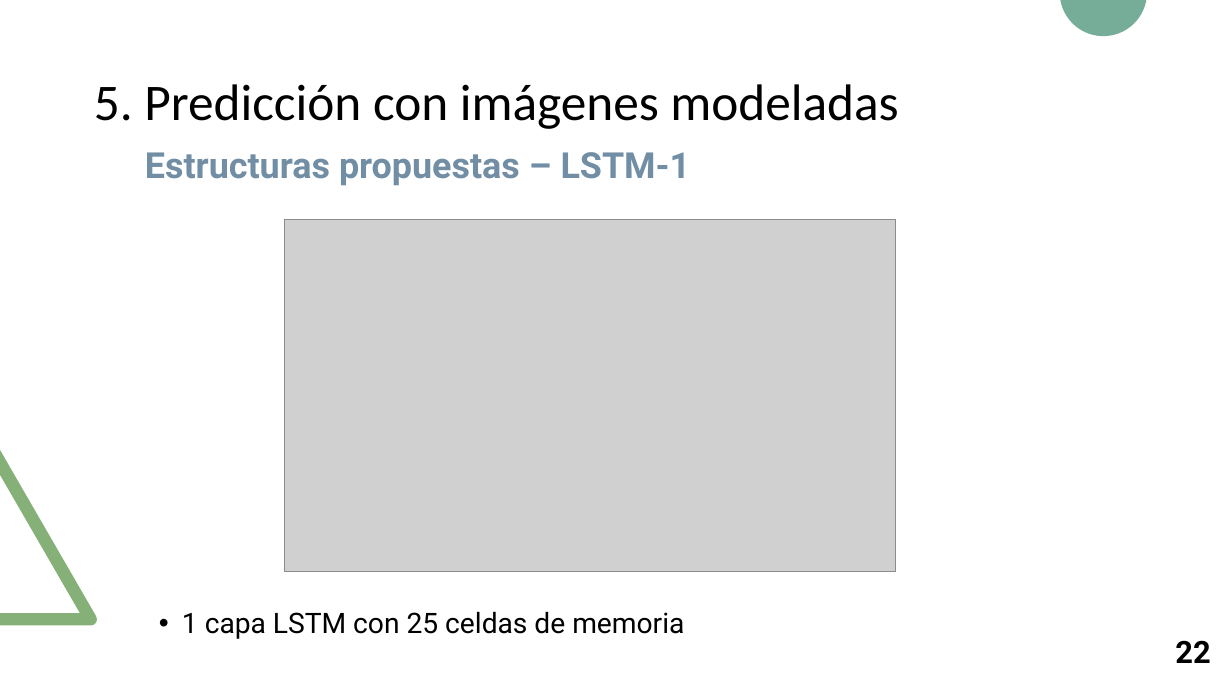
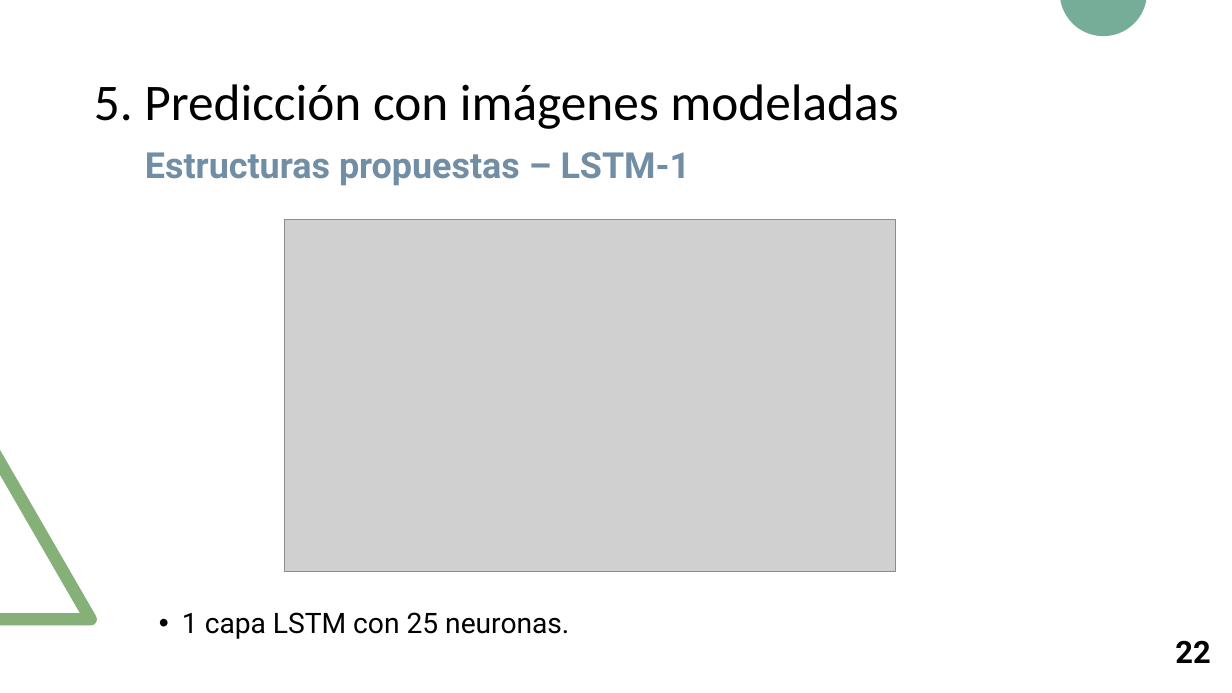
Before and after one commit to RoboticsLabURJC/2017-tfm-nuria-oyaga, a slide deck: slide 23 of Documentation/Presentacion-TFM/Presentacion-TFM.pptx. Drawn at 1232x693 pixels with LibreOffice and Linux fonts; fonts in the diff are those of the drawing; grey boxes stand for pictures. Boxes give left, top, right and bottom in pixels: in the first picture for what was removed or moved away, otherwise in the second. Text is boxed around its words. In the diff, an @@ line names an element or a change of style, - is before the commit and + after.

```diff
--- a/Documentation/Presentacion-TFM/Presentacion-TFM.pptx
+++ b/Documentation/Presentacion-TFM/Presentacion-TFM.pptx
@@ text at [182,612,569,639]: text changed @@
-• 1 capa LSTM con 25 celdas de memoria
+• 1 capa LSTM con 25 neuronas.
```
Also in this commit, not shown: 20 other slides changed, 1 other file.
